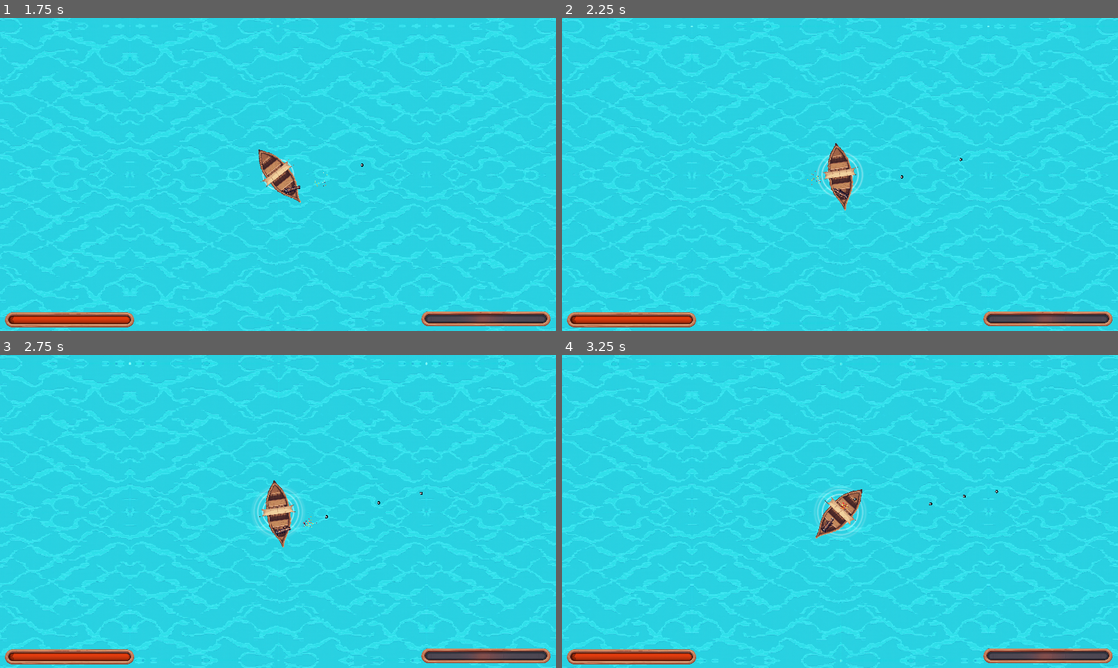
Above: before the commit, frames 1-4 (two rows, left to right).
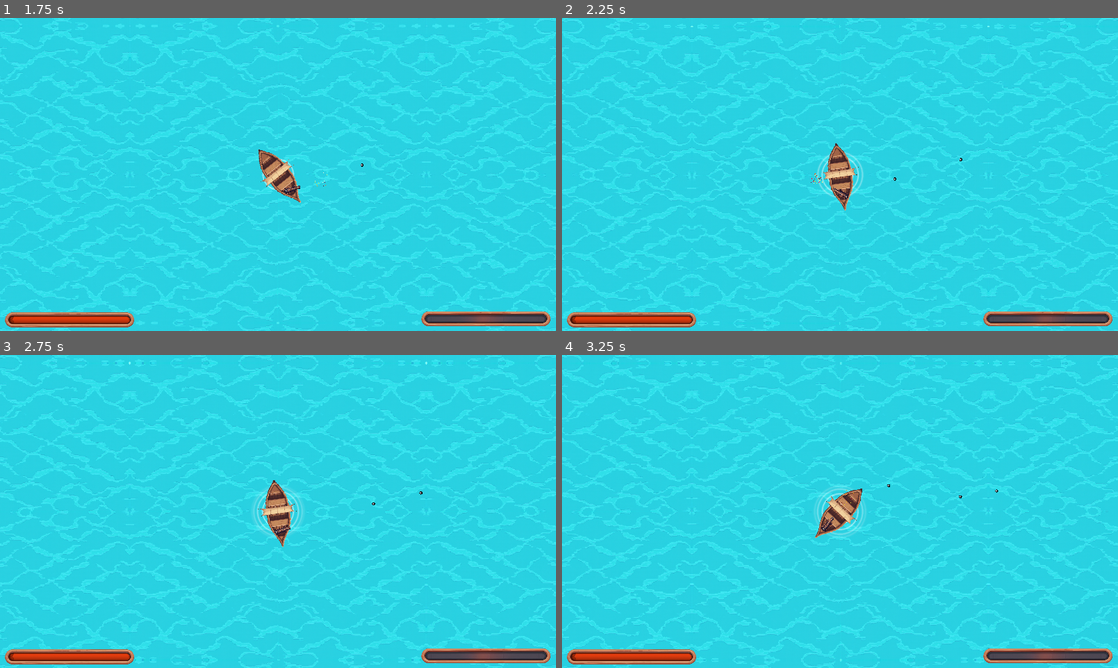
Above: after the commit, the same moments.

Repository: HephaistosForge/OceanDreamer
Game: Godot game, scene res://ui_scenes/main_menu/main_menu.tscn
Two runs of this game, one before a commit and one after it. Both use one fixed random seed, a clock stepped at 60 frames per second and the inputs below. The engine's default icon, where the game draws it, is replaced by a stand-in: a white triangle on a blue panel in a dark square. Sound files missing from this copy of the repository are replaced by a short silence.
Inputs (mouse positions are in pixels of both pictures, inside the frame that each line leads up to):
- Up to frame 1 (1.75 s): click "Play" at 0.5 s; move the mouse to (400, 158) at 1.27 s; hold D (turn_right) from 1.28 s (still down); hold Space (shoot) from 1.28 s (still down); click (400, 158) at 1.42 s
- Up to frame 2 (2.25 s): release D (turn_right) at 2 s; release Space (shoot) at 2 s; drag from (728, 190) to (945, 161) at 2.02 s
- Up to frame 3 (2.75 s): no input
- Up to frame 4 (3.25 s): move the mouse to (895, 442) at 2.77 s; hold D (turn_right) from 2.78 s (still down); hold Space (shoot) from 2.78 s (still down)

Frame 1 is identical in both runs. In frame 2, less than 0.1% of the frame differs, in the area x 5-99%, y 2-92%; in frame 3, 1.6%; in frame 4, 2.3%, in the area x 0-100%, y 0-100%.

Commit message:
rebalance all weapons

Diff:
--- a/stats/test.gd
+++ b/stats/test.gd
@@ -11,21 +11,33 @@
 	#BASE_CANNON.merge(BURST)
 	print("====================")
 	#DINGHY.merge(HP_UPGRADE)
-	DINGHY.eval()
-	var upgrades = Upgrades.new()
-	upgrades.random_upgrade(DINGHY.weapon)
-	print("Base dps: ", DINGHY.weapon.dps())
-	for path in upgrades.weapon_to_upgrades:
-		for upgrade in upgrades.weapon_to_upgrades[path]:
-			var upgraded = DINGHY.merged(upgrade)
-			if upgrade.name.begins_with("Mobility"): continue
-			print(upgrade.name, " dps: ", upgraded.weapon.dps())
-			for upgrade2 in upgrades.weapon_to_upgrades[path]:
-				if upgrade2.name.begins_with("Mobility"): continue
-				var upgraded2 = upgraded.merged(upgrade2)
-				print(upgrade.name, "+", upgrade2.name, " dps: ", upgraded2.weapon.dps())
+	save_dps()
 
+	get_tree().quit()
 
 	var a = DINGHY.merged(BURST)
 	print("============")
 	print(a)
+
+func save_dps():
+	var file = FileAccess.open("res://dps.txt", FileAccess.WRITE)
+	DINGHY.eval()
+	var upgrades = Upgrades.new()
+	upgrades.random_upgrade(DINGHY.weapon)
+
+	var output = func(string):
+		print(string)
+		file.store_string(string + "\n")
+
+	output.call("Base dps: " + str(DINGHY.weapon.dps()))
+	for path in upgrades.weapon_to_upgrades:
+		for upgrade in upgrades.weapon_to_upgrades[path]:
+			var upgraded = DINGHY.merged(upgrade)
+			# if upgrade.name.begins_with("Mobility"): continue
+			var string = upgrade.name + " dps: " + str(upgraded.weapon.dps())
+			output.call(string)
+			for upgrade2 in upgrades.weapon_to_upgrades[path]:
+				# if upgrade2.name.begins_with("Mobility"): continue
+				var upgraded2 = upgraded.merged(upgrade2)
+				string = upgrade.name + "+" + upgrade2.name + " dps: " + str(upgraded2.weapon.dps())
+				output.call(string)
--- a/stats/weapons/cannon/base_cannon.tres
+++ b/stats/weapons/cannon/base_cannon.tres
@@ -7,7 +7,7 @@
 turn_speed = "10"
 size = "1"
 clip_delay = "0.5"
-intra_clip_delay = "0.05"
+intra_clip_delay = "0.1"
 burst_count = "1"
 spray_count = "1"
 modulate = Color(1, 1, 1, 1)
--- a/stats/weapons/cannon/upgrades/bouncy.tres
+++ b/stats/weapons/cannon/upgrades/bouncy.tres
@@ -17,14 +17,14 @@
 shot_knockback = ""
 shot_size = ""
 shot_range = "x*1.5"
-shot_bounce_count = "x+3"
+shot_bounce_count = "x+1"
 shot_pierce_count = ""
 shot_fragmentate_count = ""
 shot_homingness = ""
 shot_explosiveness = ""
 shot_wiggleness = ""
 shot_mutativeness = ""
-shot_modulate = Color(1, 1, 1, 0)
+shot_modulate = Color(0.563461, 0, 0.0649652, 0.631373)
 upgrades_directory = ""
 
 [resource]
--- a/stats/weapons/cannon/upgrades/burst.tres
+++ b/stats/weapons/cannon/upgrades/burst.tres
@@ -25,6 +25,7 @@
 shot_wiggleness = ""
 shot_mutativeness = ""
 shot_modulate = Color(1, 1, 1, 0)
+upgrades_directory = ""
 
 [resource]
 script = ExtResource("1_65t3k")
--- a/stats/weapons/cannon/upgrades/flamethrower.tres
+++ b/stats/weapons/cannon/upgrades/flamethrower.tres
@@ -13,10 +13,10 @@
 spray_count = "x+1"
 modulate = Color(1, 1, 1, 0)
 shot_velocity = "x*0.8"
-shot_damage = "x*1.2"
+shot_damage = ""
 shot_knockback = ""
-shot_size = "x*1.8"
-shot_range = ""
+shot_size = "x*1.4"
+shot_range = "x*0.7"
 shot_bounce_count = ""
 shot_pierce_count = ""
 shot_fragmentate_count = ""
@@ -24,7 +24,8 @@
 shot_explosiveness = ""
 shot_wiggleness = ""
 shot_mutativeness = ""
-shot_modulate = Color(1, 1, 1, 0)
+shot_modulate = Color(0.703988, 0.325756, 0.304043, 0.54902)
+upgrades_directory = ""
 
 [resource]
 script = ExtResource("1_l4yag")
--- a/stats/weapons/cannon/upgrades/fragmentate.tres
+++ b/stats/weapons/cannon/upgrades/fragmentate.tres
@@ -10,7 +10,7 @@
 clip_delay = "x*0.9"
 intra_clip_delay = ""
 burst_count = ""
-spray_count = "x+1"
+spray_count = ""
 modulate = Color(1, 1, 1, 0)
 shot_velocity = "x*0.8"
 shot_damage = "x*1.1"
@@ -24,7 +24,8 @@
 shot_explosiveness = ""
 shot_wiggleness = ""
 shot_mutativeness = ""
-shot_modulate = Color(1, 1, 1, 0)
+shot_modulate = Color(0.39652, 0.770036, 0, 0.568627)
+upgrades_directory = ""
 
 [resource]
 script = ExtResource("1_6ehsg")
--- a/stats/weapons/cannon/upgrades/machinegun.tres
+++ b/stats/weapons/cannon/upgrades/machinegun.tres
@@ -7,15 +7,15 @@
 script = ExtResource("2_oyeyl")
 turn_speed = "x*0.9"
 size = ""
-clip_delay = "x*0.6"
-intra_clip_delay = ""
-burst_count = ""
+clip_delay = "x*1.4"
+intra_clip_delay = "x*0.5"
+burst_count = "x+6"
 spray_count = ""
 modulate = Color(1, 1, 1, 0)
 shot_velocity = ""
-shot_damage = "x*0.7"
-shot_knockback = "x*1.1"
-shot_size = "x*0.8"
+shot_damage = "x*0.8"
+shot_knockback = ""
+shot_size = "x*0.9"
 shot_range = ""
 shot_bounce_count = ""
 shot_pierce_count = ""
--- a/stats/weapons/cannon/upgrades/piercing.tres
+++ b/stats/weapons/cannon/upgrades/piercing.tres
@@ -13,12 +13,12 @@
 spray_count = ""
 modulate = Color(1, 1, 1, 0)
 shot_velocity = ""
-shot_damage = "x*1.5"
+shot_damage = "x*1.2"
 shot_knockback = ""
-shot_size = "x*1.7"
+shot_size = ""
 shot_range = ""
 shot_bounce_count = ""
-shot_pierce_count = "x+3"
+shot_pierce_count = "x+1"
 shot_fragmentate_count = ""
 shot_homingness = ""
 shot_explosiveness = ""
--- a/stats/weapons/cannon/upgrades/ship_hp.tres
+++ b/stats/weapons/cannon/upgrades/ship_hp.tres
@@ -5,15 +5,15 @@
 
 [sub_resource type="Resource" id="Resource_no37r"]
 script = ExtResource("2_6fwjs")
-turn_speed = "x*0.9"
-size = "x*1.1"
+turn_speed = "x*0.8"
+size = "x*1.2"
 clip_delay = "x*0.9"
 intra_clip_delay = ""
 burst_count = ""
 spray_count = ""
 modulate = Color(1, 1, 1, 0)
 shot_velocity = ""
-shot_damage = "x*1.3"
+shot_damage = "x*1.4"
 shot_knockback = ""
 shot_size = ""
 shot_range = ""
@@ -25,6 +25,7 @@
 shot_wiggleness = ""
 shot_mutativeness = ""
 shot_modulate = Color(1, 1, 1, 0)
+upgrades_directory = ""
 
 [resource]
 script = ExtResource("1_aotcq")
@@ -32,6 +33,6 @@
 hp = "x*3"
 acceleration = "x*0.9"
 max_speed = "x*1.3"
-turn_speed = "x*0.9"
+turn_speed = "x*0.8"
 size = "x*1.2"
 weapon = SubResource("Resource_no37r")
--- a/stats/weapons/cannon/upgrades/ship_mobility.tres
+++ b/stats/weapons/cannon/upgrades/ship_mobility.tres
@@ -5,18 +5,18 @@
 
 [sub_resource type="Resource" id="Resource_rqh5b"]
 script = ExtResource("2_uriiv")
-turn_speed = ""
+turn_speed = "x*1.5"
 size = ""
-clip_delay = ""
-intra_clip_delay = ""
+clip_delay = "x*0.9"
+intra_clip_delay = "x*0.9"
 burst_count = ""
 spray_count = ""
 modulate = Color(1, 1, 1, 0)
-shot_velocity = ""
+shot_velocity = "x*1.3"
 shot_damage = ""
 shot_knockback = ""
 shot_size = ""
-shot_range = ""
+shot_range = "x*1.3"
 shot_bounce_count = ""
 shot_pierce_count = ""
 shot_fragmentate_count = ""
@@ -29,10 +29,10 @@
 
 [resource]
 script = ExtResource("1_ukryv")
-name = "Mobility TODO"
-hp = ""
-acceleration = ""
-max_speed = ""
-turn_speed = ""
-size = ""
+name = "Mobility"
+hp = "x*1.2"
+acceleration = "x*1.5"
+max_speed = "x*1.5"
+turn_speed = "x*1.5"
+size = "x*0.9"
 weapon = SubResource("Resource_rqh5b")
--- a/stats/weapons/cannon/upgrades/shotgun.tres
+++ b/stats/weapons/cannon/upgrades/shotgun.tres
@@ -7,16 +7,16 @@
 script = ExtResource("2_5cb7o")
 turn_speed = "x*0.9"
 size = ""
-clip_delay = "x*0.85"
+clip_delay = "x*1.2"
 intra_clip_delay = ""
 burst_count = ""
-spray_count = "x+4"
-modulate = Color(0.33, 1, 0, 1)
+spray_count = "x+2"
+modulate = Color(1, 1, 1, 0)
 shot_velocity = ""
-shot_damage = "x*1.4"
+shot_damage = ""
 shot_knockback = "x*2.0"
 shot_size = "x*1.2"
-shot_range = "x*0.8"
+shot_range = "x*0.7"
 shot_bounce_count = ""
 shot_pierce_count = ""
 shot_fragmentate_count = ""
@@ -24,7 +24,8 @@
 shot_explosiveness = ""
 shot_wiggleness = ""
 shot_mutativeness = ""
-shot_modulate = Color(0.33, 1, 0, 1)
+shot_modulate = Color(0.33, 0.843667, 1, 0.67451)
+upgrades_directory = ""
 
 [resource]
 script = ExtResource("1_afloq")
--- a/stats/weapons/cannon/upgrades/sniper.tres
+++ b/stats/weapons/cannon/upgrades/sniper.tres
@@ -13,18 +13,19 @@
 spray_count = ""
 modulate = Color(1, 1, 1, 0)
 shot_velocity = "x*2"
-shot_damage = "x*4"
+shot_damage = "x*3"
 shot_knockback = ""
 shot_size = "x*0.8"
 shot_range = "x*1.8"
 shot_bounce_count = ""
-shot_pierce_count = "x+3"
+shot_pierce_count = "x+2"
 shot_fragmentate_count = ""
 shot_homingness = ""
 shot_explosiveness = ""
 shot_wiggleness = ""
 shot_mutativeness = ""
 shot_modulate = Color(0.35, 0.35, 0.35, 1)
+upgrades_directory = ""
 
 [resource]
 script = ExtResource("1_gycvu")
Not shown: 11 places in ui_scenes/main_menu/menu_theme.tres that only renumber resources
